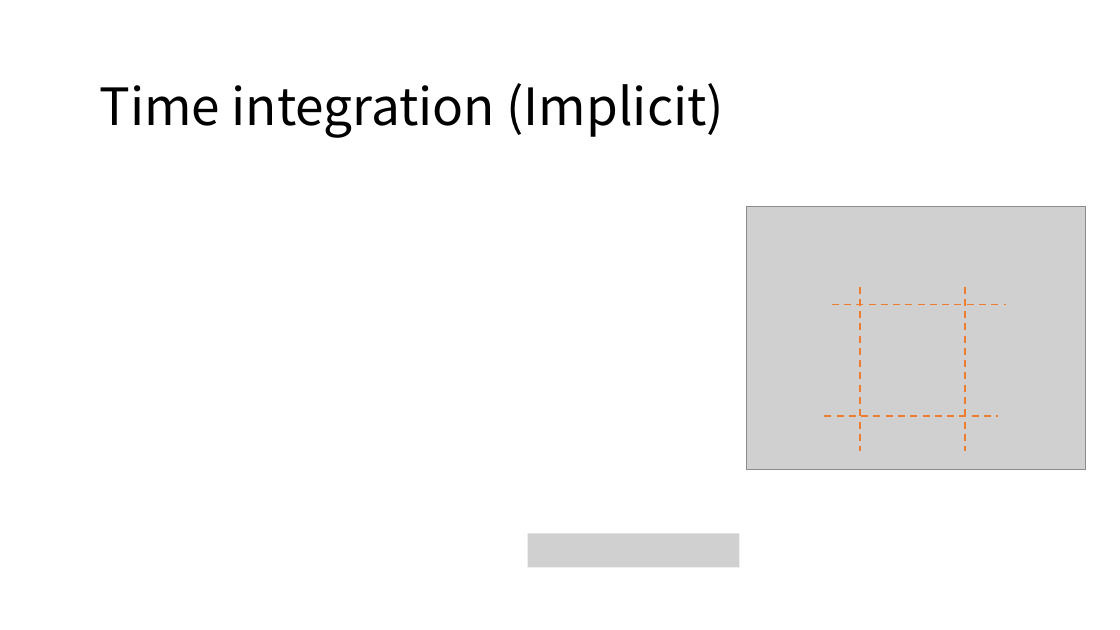
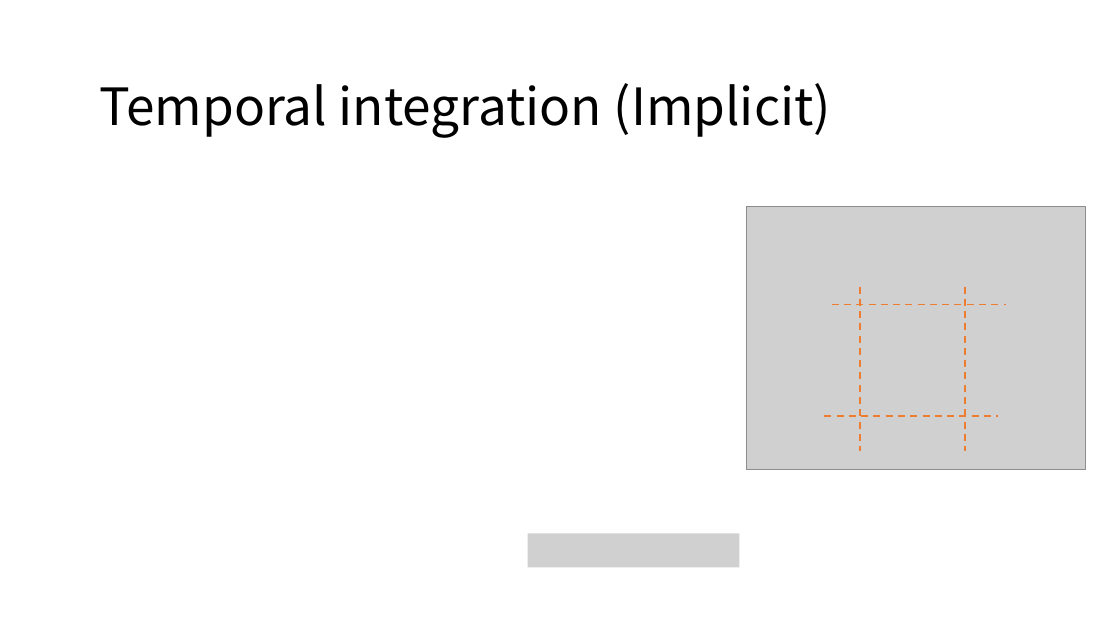
Before and after one commit to LILKOTYO/Lab-Presentation, a slide deck: slide 6 of 20220725_simulation/Deformable Simulation.pptx. Drawn at 1120x630 pixels with LibreOffice and Linux fonts; fonts in the diff are those of the drawing; grey boxes stand for pictures. Boxes give left, top, right and bottom in pixels: in the first picture for what was removed or moved away, otherwise in the second. Text is boxed around its words. In the diff, an @@ line names an element or a change of style, - is before the commit and + after.

```diff
--- a/20220725_simulation/Deformable Simulation.pptx
+++ b/20220725_simulation/Deformable Simulation.pptx
@@ text at box(99, 83, 831, 138): text changed @@
-Time integration (Implicit)
+Temporal integration (Implicit)
```
Also in this commit, not shown: 5 other slides changed, 4 slides added, 7 other files.
